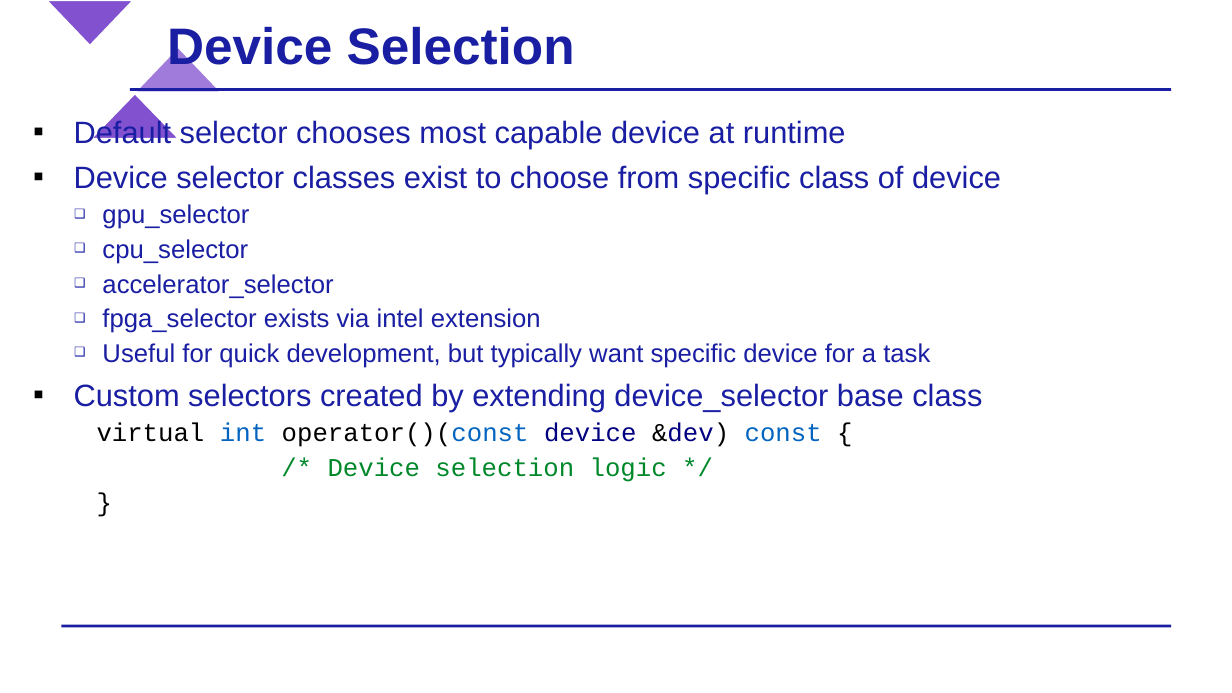
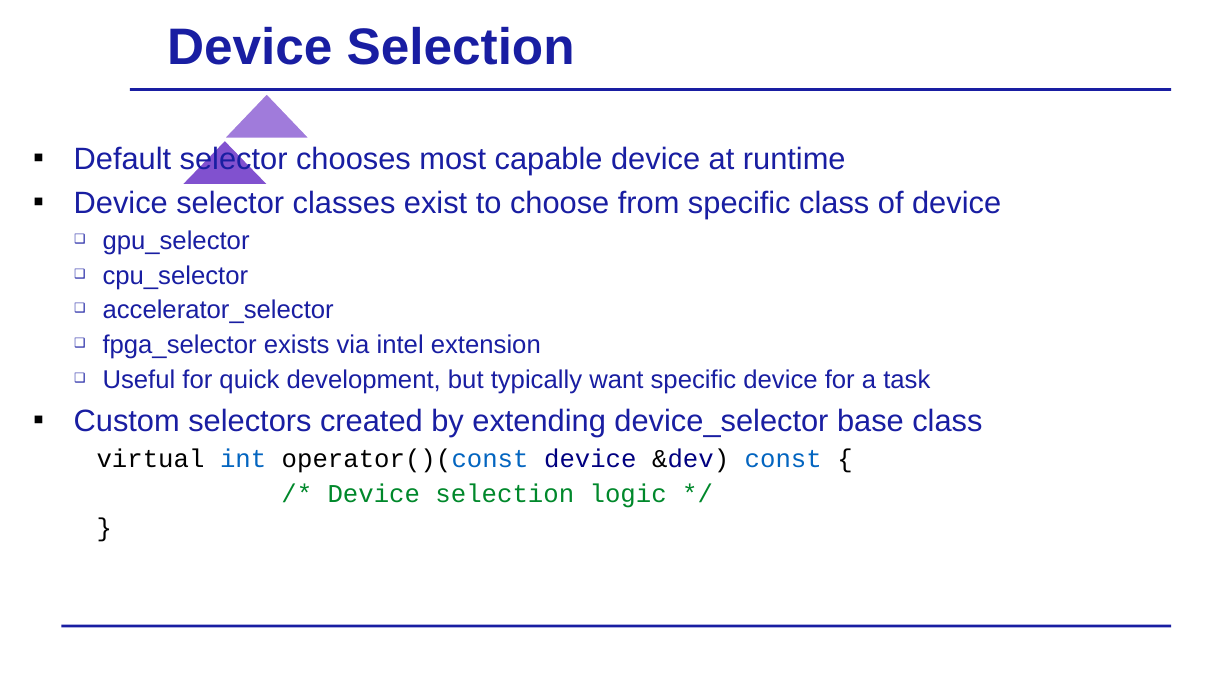
Before and after one commit to BenjaminMFindley/Reconfig-2-SYCL-DPCPP, a slide deck: slide 6 of Slides/SYCL_lecture_combined.pptx. Drawn at 1232x693 pixels with LibreOffice and Linux fonts; fonts in the diff are those of the drawing; background and template pictures are left out. Boxes give left, top, right and bottom in pixels: in the first picture for what was removed or moved away, otherwise in the second. Text is boxed around its words. In the diff, an @@ line names an element or a change of style, - is before the commit and + after.

```diff
--- a/Slides/SYCL_lecture_combined.pptx
+++ b/Slides/SYCL_lecture_combined.pptx
@@ triangle removed at (45,0,134,46) @@
@@ triangle: place and size @@
-triangle at (134,46,223,92)
+triangle at (223,92,311,139)
@@ text "Default selector chooses most capable ...": place and size @@
-text "Default selector chooses most capable ..." at (74,119,1001,482)
+text "Default selector chooses most capable ..." at (74,144,1001,508)
@@ triangle: place and size @@
-triangle at (90,92,179,139)
+triangle at (180,140,270,186)
```
Also in this commit, not shown: 28 other slides changed.
